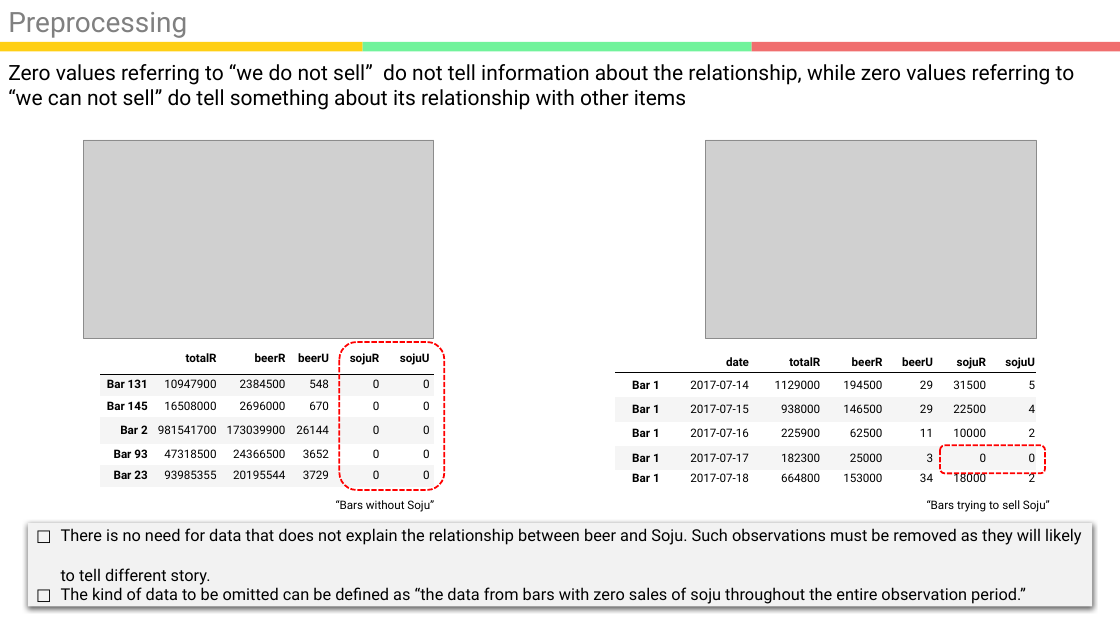
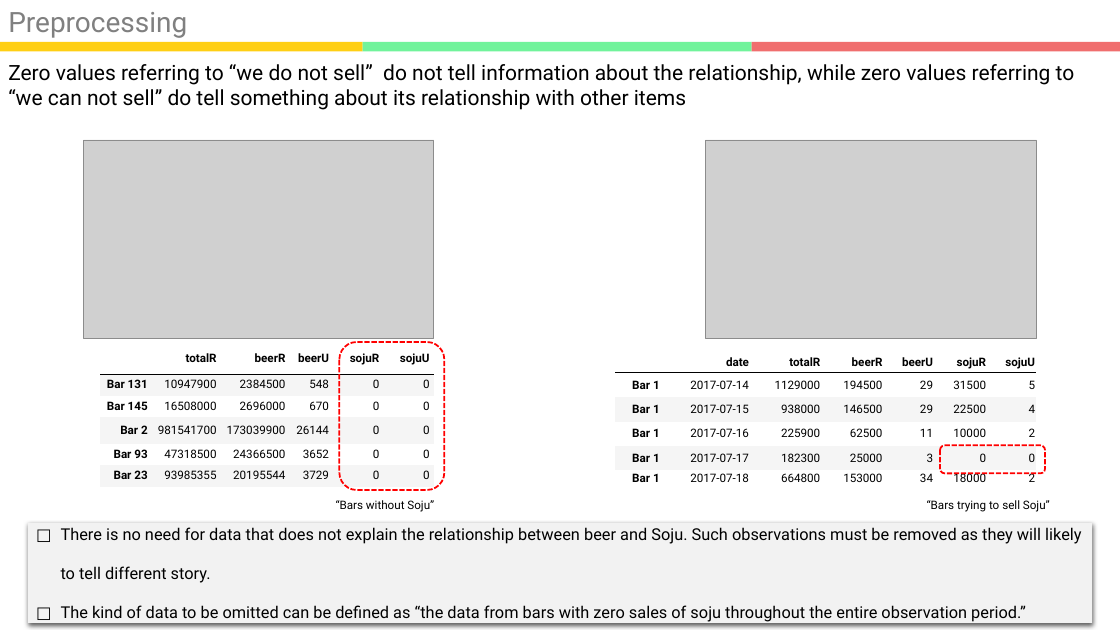
Before and after one commit to kookoowaa/Projects, a slide deck: slide 11 of WB project/Analysis Report.pptx (slide 12 before the commit). Drawn at 1120x630 pixels with LibreOffice and Linux fonts; fonts in the diff are those of the drawing; grey boxes stand for pictures. Boxes give left, top, right and bottom in pixels: in the first picture for what was removed or moved away, otherwise in the second. Text is boxed around its words. In the diff, an @@ line names an element or a change of style, - is before the commit and + after.

```diff
--- a/WB project/Analysis Report.pptx
+++ b/WB project/Analysis Report.pptx
@@ rectangle "□ There is no need ...": place and size @@
-rectangle "□ There is no need ..." at [28, 523, 1092, 607]
+rectangle "□ There is no need ..." at [28, 523, 1092, 623]
```
Also in this commit, not shown: 8 other slides changed, 6 slides added, 6 slides removed, 6 other files.
